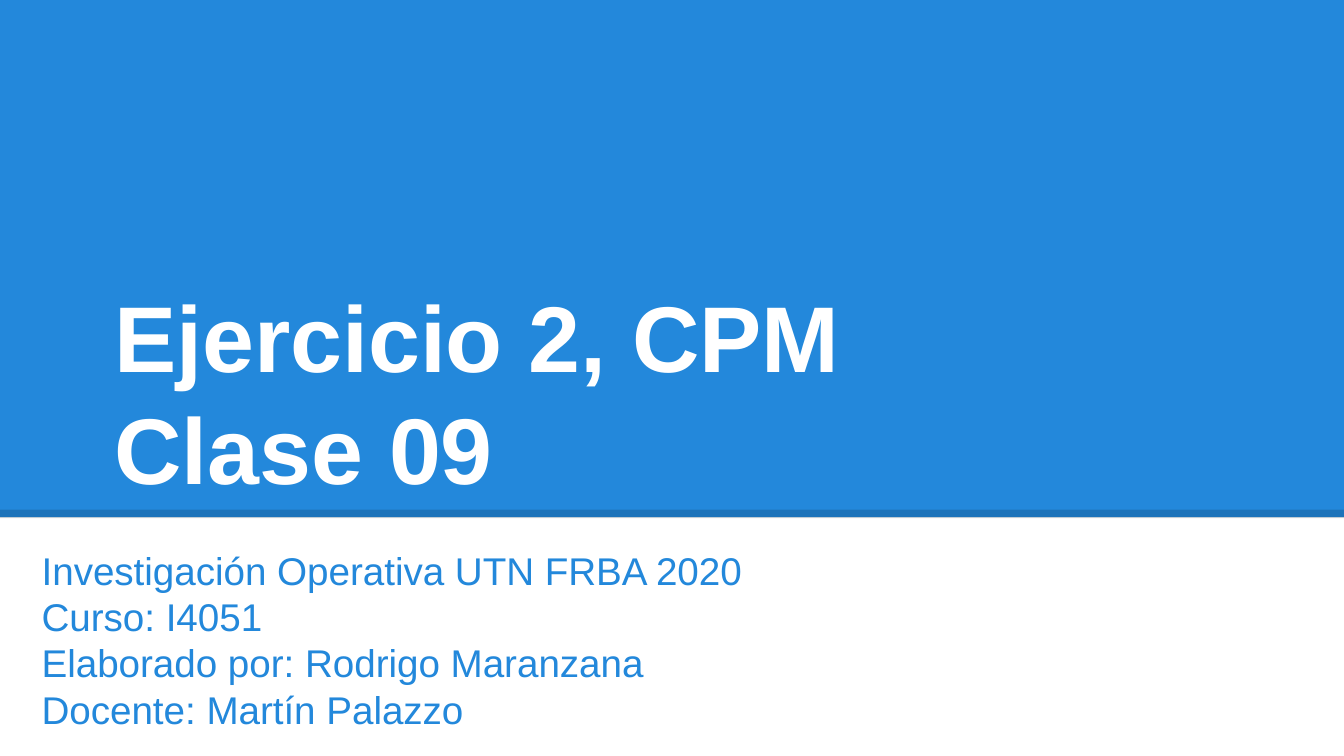
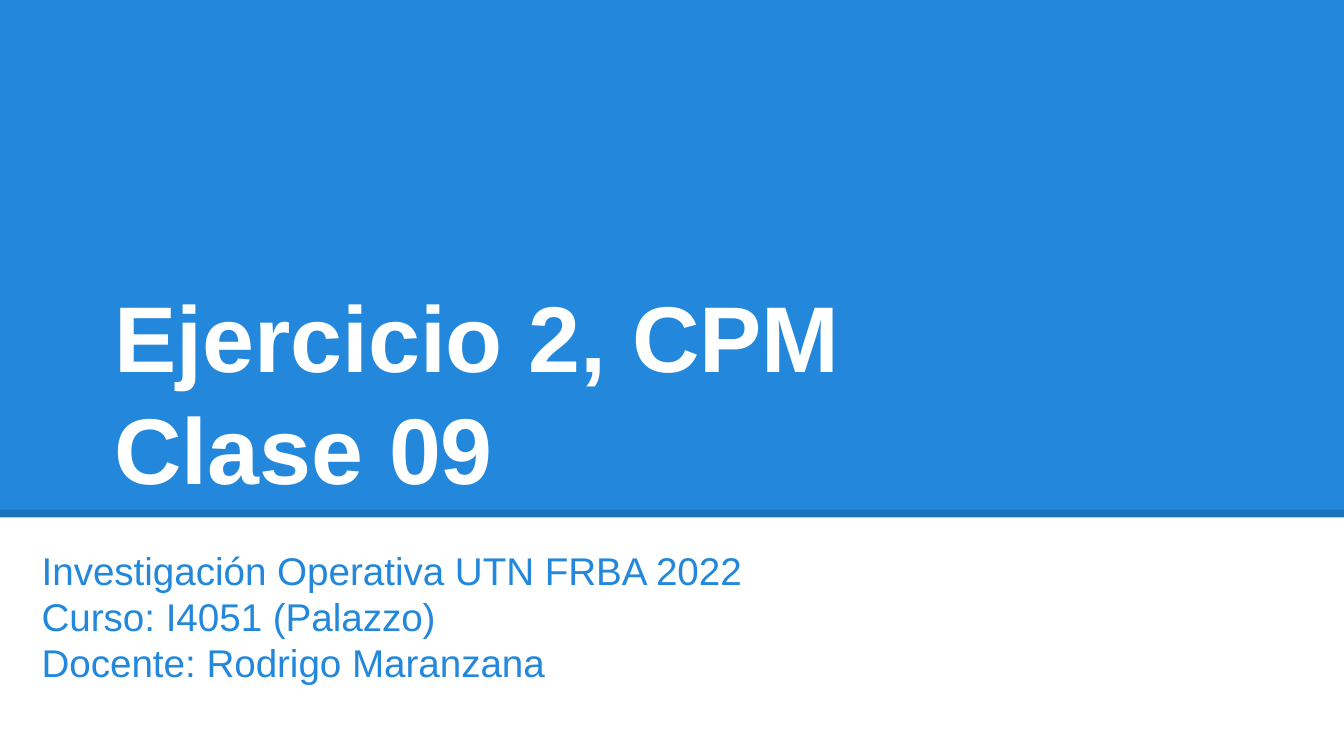
Before and after one commit to investigacion-operativa/pyOperativ, a slide deck: slide 1 of 06_grafos/ejercicios/clase09_ejercicio_2/ejercicio_2.pptx. Drawn at 1344x756 pixels with LibreOffice and Linux fonts; fonts in the diff are those of the drawing. Boxes give left, top, right and bottom in pixels: in the first picture for what was removed or moved away, otherwise in the second. Text is boxed around its words. In the diff, an @@ line names an element or a change of style, - is before the commit and + after.

```diff
--- a/06_grafos/ejercicios/clase09_ejercicio_2/ejercicio_2.pptx
+++ b/06_grafos/ejercicios/clase09_ejercicio_2/ejercicio_2.pptx
@@ subtitle at (42,556,742,685): text changed @@
-Investigación Operativa UTN FRBA 2020
-Curso: I4051
-Elaborado por: Rodrigo Maranzana
-Docente: Martín Palazzo
+Investigación Operativa UTN FRBA 2022
+Curso: I4051 (Palazzo)
+Docente: Rodrigo Maranzana
```
Also in this commit, not shown: 1 other file.
